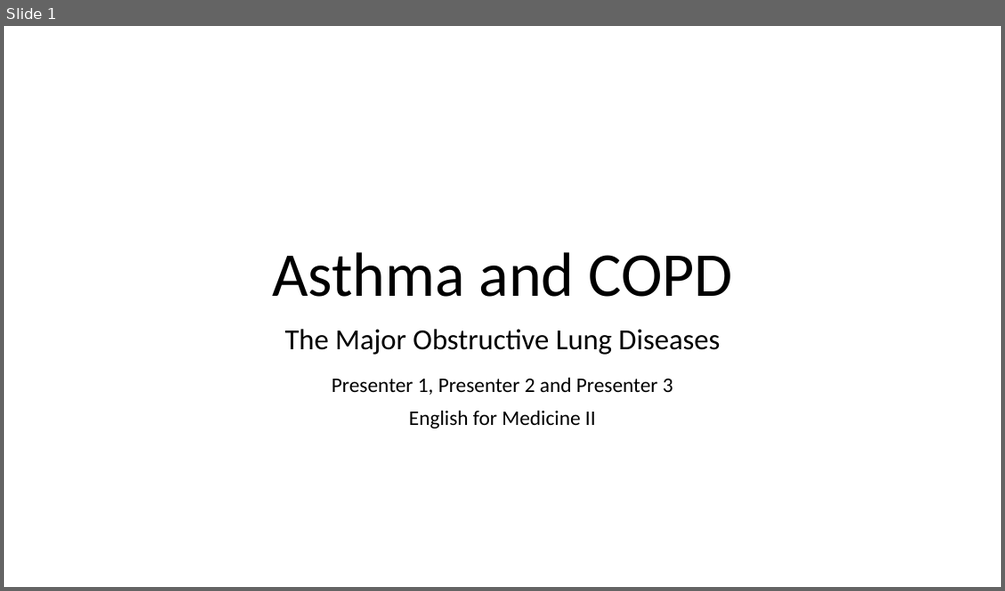
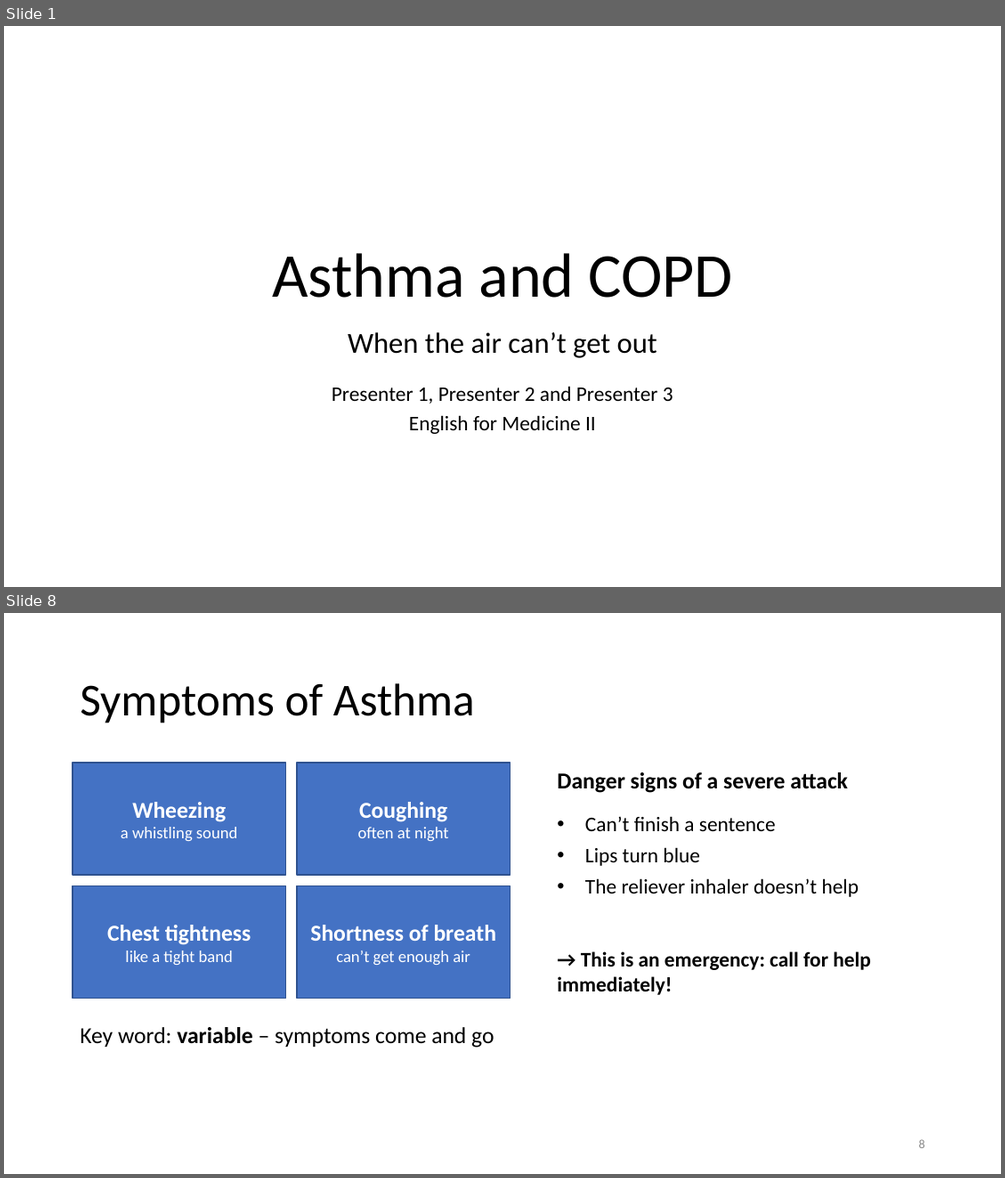
Before and after one commit to mrm145/Claude-CoWorkNotCode, a slide deck: Asthma_and_COPD_Presentation.pptx. Shown one above the other, each under a label of ours: slide 1 before the commit, slides 1 and 8 after it; the slides between them are not shown. The pictures are 1005x591 and 1005x1178 pixels, drawn with LibreOffice and Linux fonts; fonts in the diff are those of the drawing. Boxes give left, top, right and bottom in pixels: in the first picture for what was removed or moved away, otherwise in the second. Text is boxed around its words. In the diff, an @@ line names an element or a change of style, - is before the commit and + after.

```diff
--- a/Asthma_and_COPD_Presentation.pptx
+++ b/Asthma_and_COPD_Presentation.pptx
@@ slide 8 added at (4, 613, 1001, 1174), background #FFFFFF @@
@@ title added at (80, 683, 475, 723), 44 pt, text #000000 @@
+Symptoms of Asthma
@@ rectangle added at (73, 763, 286, 875), fill #4472C4, outline #2F528F 1 pt, 16 pt, text #FFFFFF @@
+Wheezing
+a whistling sound
@@ rectangle added at (297, 763, 510, 875), fill #4472C4, outline #2F528F 1 pt, 16 pt, text #FFFFFF @@
+Coughing
+often at night
@@ text added at (557, 772, 848, 793), 22 pt, text #000000, bold @@
+Danger signs of a severe attack
@@ text added at (585, 816, 859, 897), 20 pt, text #000000 @@
+• Can’t finish a sentence
+• Lips turn blue
+• The reliever inhaler doesn’t help
@@ rectangle added at (73, 886, 286, 998), fill #4472C4, outline #2F528F 1 pt, 22 pt, text #FFFFFF, bold @@
+Chest tightness
+like a tight band
@@ rectangle added at (297, 886, 510, 998), fill #4472C4, outline #2F528F 1 pt, 22 pt, text #FFFFFF, bold @@
+Shortness of breath
+can’t get enough air
@@ text added at (557, 951, 871, 995), 20 pt, text #000000, bold @@
+→ This is an emergency: call for help immediately!
@@ text added at (80, 1027, 494, 1047), 22 pt, text #000000 @@
+Key word: variable – symptoms come and go
@@ page number added at (919, 1139, 925, 1148), 12 pt, text #898989 @@
+8
@@ slide 1 changed as well @@
@@ text at (348, 332, 657, 358): text changed @@
-The Major Obstructive Lung Diseases
+When the air can’t get out
@@ text at (332, 386, 673, 434): line spacing 0.9 to 1; less space between paragraphs @@
```
Also in this commit, not shown: 13 other slides changed, 10 other slides added, 9 slides removed, 1 other file.
